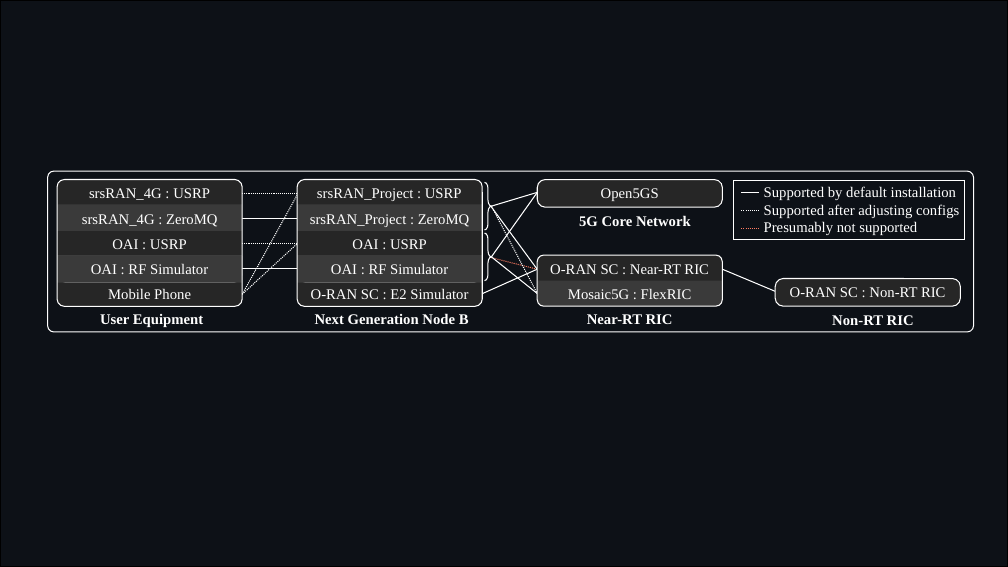
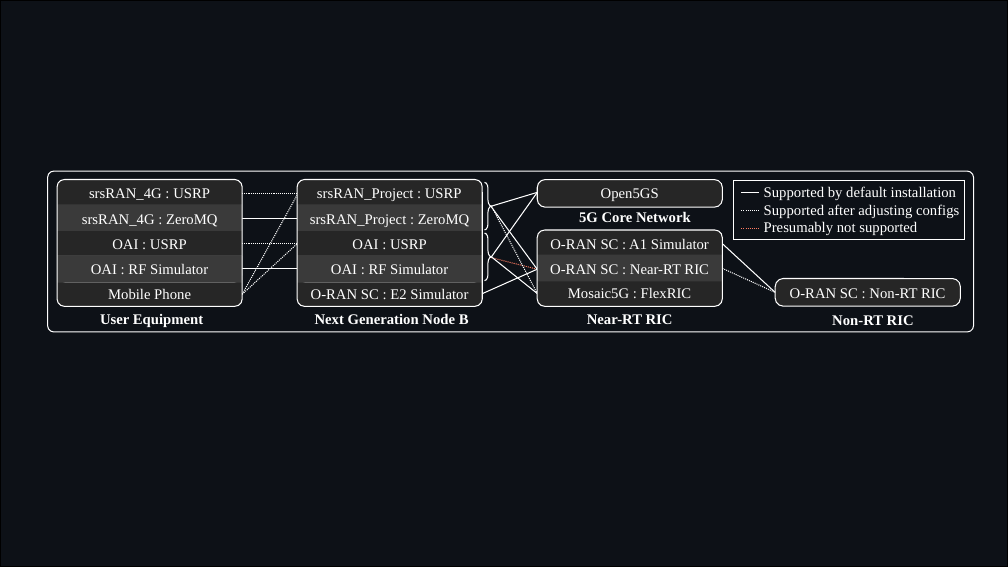
Before and after one commit to usnistgov/O-RAN-Testbed-Automation, a slide deck: slide 4 of RAN_Intelligent_Controllers/research/Diagrams.pptx. Drawn at 1008x567 pixels with LibreOffice and Linux fonts; fonts in the diff are those of the drawing. Boxes give left, top, right and bottom in pixels: in the first picture for what was removed or moved away, otherwise in the second. Text is boxed around its words. In the diff, an @@ line names an element or a change of style, - is before the commit and + after.

```diff
--- a/RAN_Intelligent_Controllers/research/Diagrams.pptx
+++ b/RAN_Intelligent_Controllers/research/Diagrams.pptx
@@ text "5G Core Network": place and size @@
-text "5G Core Network" at box(579, 215, 691, 226)
+text "5G Core Network" at box(579, 211, 691, 222)
@@ rounded rectangle: place and size @@
-rounded rectangle at box(538, 255, 723, 306)
+rounded rectangle at box(538, 230, 723, 306)
@@ rounded rectangle at box(538, 230, 723, 306): proportions changed @@
@@ rounded rectangle at box(538, 230, 723, 306): proportions changed @@
@@ rounded rectangle: place and size @@
-rounded rectangle at box(538, 255, 723, 306)
+rounded rectangle at box(538, 230, 723, 306)
@@ text added at box(550, 238, 709, 249), 14 pt, text #FFFFFF @@
+O-RAN SC : A1 Simulator
@@ rectangle added at box(538, 255, 723, 281), fill #3A3A3A @@
@@ line (723, 268) - (775, 293): stroke #FFFFFF 1 pt to #FFFFFF 1 pt dashed @@
@@ line added from (723, 243) to (775, 293), #FFFFFF 1 pt @@
@@ round same rect removed at box(538, 281, 723, 306) @@
```
Also in this commit, not shown: 4 other slides changed, 50 other files.
